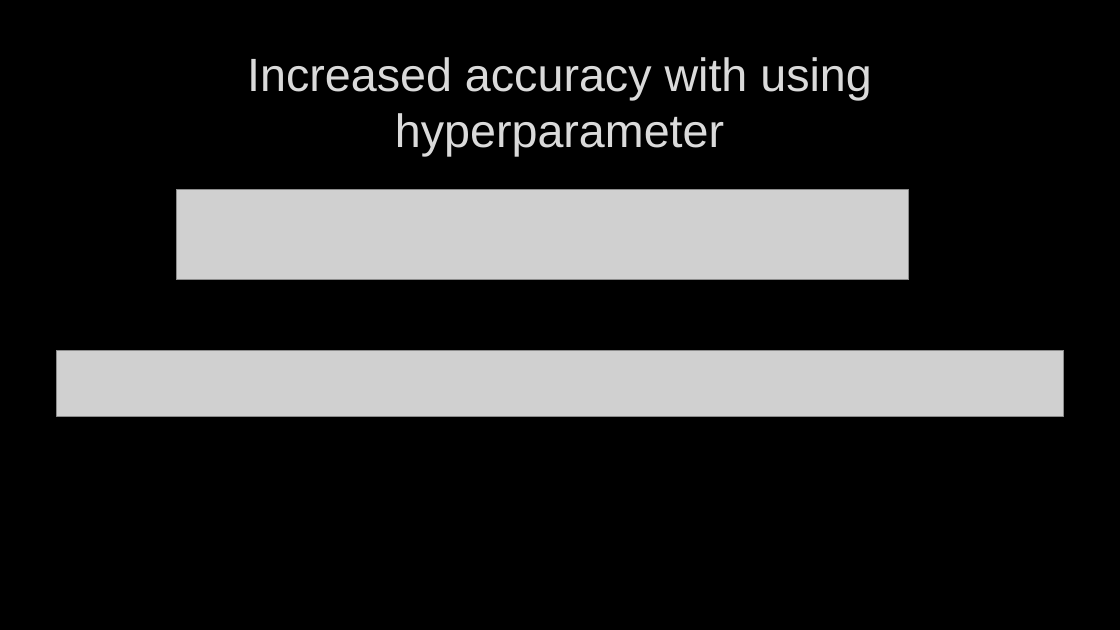
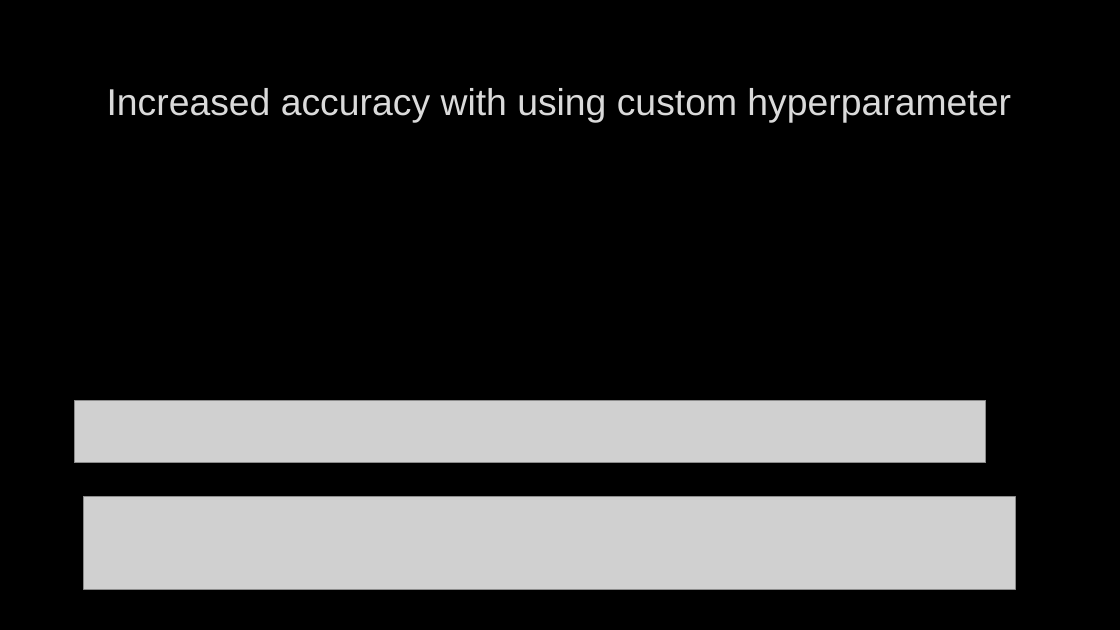
Before and after one commit to farshadmrd/random_forest, a slide deck: slide 10 of random_forest.pptx (slide 9 before the commit). Drawn at 1120x630 pixels with LibreOffice and Linux fonts; fonts in the diff are those of the drawing; grey boxes stand for pictures; background and template pictures are left out. Boxes give left, top, right and bottom in pixels: in the first picture for what was removed or moved away, otherwise in the second. Text is boxed around its words. In the diff, an @@ line names an element or a change of style, - is before the commit and + after.

Commit message:
accuracy_reachedTo_97

```diff
--- a/random_forest.pptx
+++ b/random_forest.pptx
@@ title at box(107, 88, 1010, 123): text changed; size 40 to 32 pt @@
-Increased accuracy with using hyperparameter
+Increased accuracy with using custom hyperparameter
@@ picture removed at box(176, 190, 909, 280) @@
@@ picture removed at box(56, 350, 1064, 417) @@
@@ picture added at box(74, 401, 986, 463) @@
@@ picture added at box(84, 497, 1016, 590) @@
```
Also in this commit, not shown: 1 other slide changed, 1 slide added, 1 other file.
